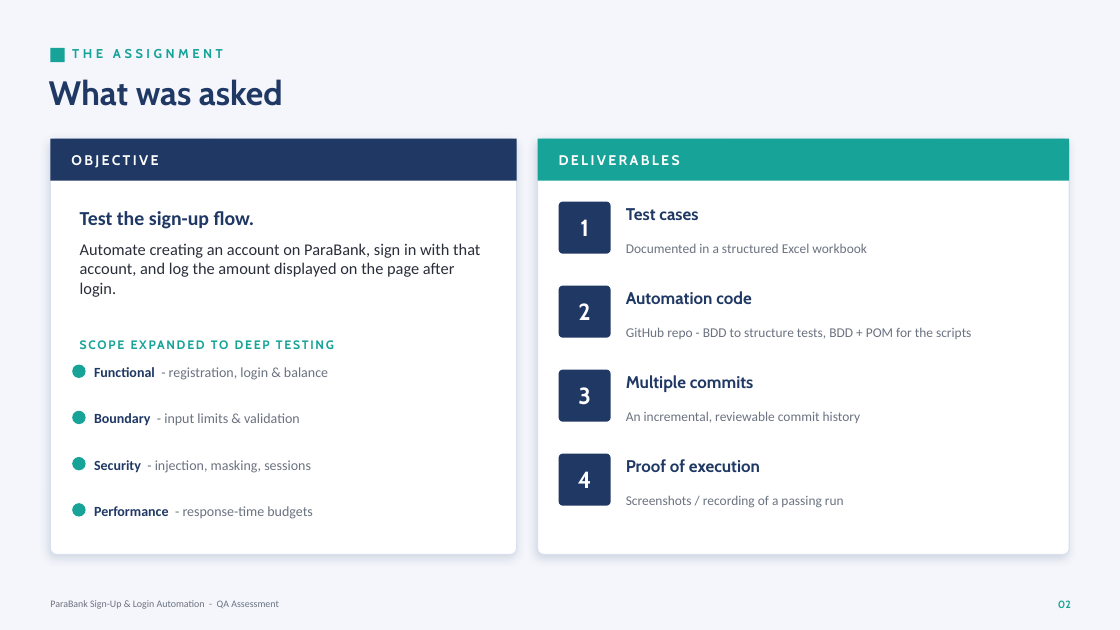
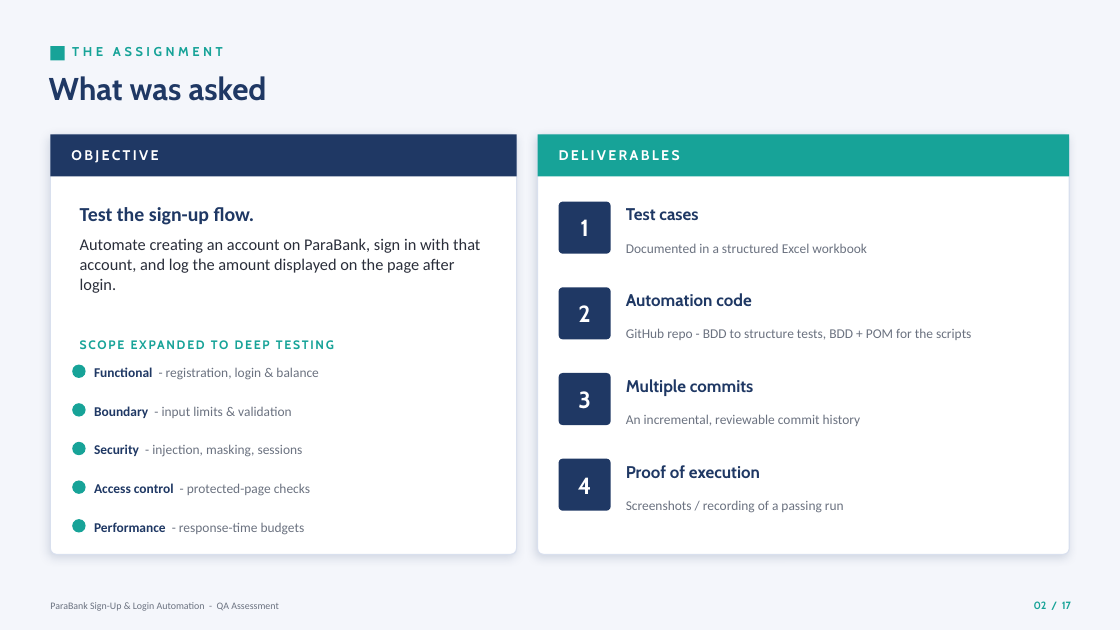
Before and after one commit to ashikmohamed86-svg/parabank-automation, a slide deck: slide 2 of presentation/ParaBank_Assessment_Demo.pptx. Drawn at 1120x630 pixels with LibreOffice and Linux fonts; fonts in the diff are those of the drawing. Boxes give left, top, right and bottom in pixels: in the first picture for what was removed or moved away, otherwise in the second. Text is boxed around its words. In the diff, an @@ line names an element or a change of style, - is before the commit and + after.

```diff
--- a/presentation/ParaBank_Assessment_Demo.pptx
+++ b/presentation/ParaBank_Assessment_Demo.pptx
@@ text "What was asked" at [49, 76, 267, 101]: size 29 to 27 pt @@
@@ rounded rectangle: place and size @@
-rounded rectangle at [50, 139, 517, 555]
+rounded rectangle at [50, 134, 517, 555]
@@ 4 texts, 2 rectangles: place and size @@
-4 texts, 2 rectangles at [50, 139, 1070, 425]
+4 texts, 2 rectangles at [50, 134, 1070, 418]
@@ rounded rectangle: place and size @@
-rounded rectangle at [538, 139, 1070, 555]
+rounded rectangle at [538, 134, 1070, 555]
@@ ellipse: place and size @@
-ellipse at [72, 411, 86, 424]
+ellipse at [72, 403, 86, 417]
@@ ellipse: place and size @@
-ellipse at [72, 457, 86, 471]
+ellipse at [72, 442, 86, 455]
@@ text "Security - injection, masking, sessions": place and size @@
-text "Security - injection, masking, sessions" at [94, 460, 311, 473]
+text "Security - injection, masking, sessions" at [94, 444, 303, 457]
@@ 5 texts, 1 rounded rectangle: place and size @@
-5 texts, 1 rounded rectangle at [559, 375, 844, 508]
+5 texts, 1 rounded rectangle at [559, 379, 844, 513]
@@ ellipse added at [72, 481, 86, 494], fill #17A398 @@
@@ text added at [94, 483, 310, 496], 11.5 pt, text #6B7280 @@
+Access control - protected-page checks
@@ ellipse: place and size @@
-ellipse at [72, 503, 86, 517]
+ellipse at [72, 519, 86, 533]
@@ size 12 to 11.5 pt in 4 elements at [94, 367, 318, 380], [94, 406, 291, 418], [94, 444, 303, 457], [94, 522, 305, 535] @@
@@ text "Performance - response-time budgets": place and size @@
-text "Performance - response-time budgets" at [94, 506, 313, 519]
+text "Performance - response-time budgets" at [94, 522, 305, 535]
@@ text at [1034, 601, 1071, 609]: text changed @@
-02
+02 / 17
```
Also in this commit, not shown: 8 other slides changed, 8 slides added, 2 slides removed.
